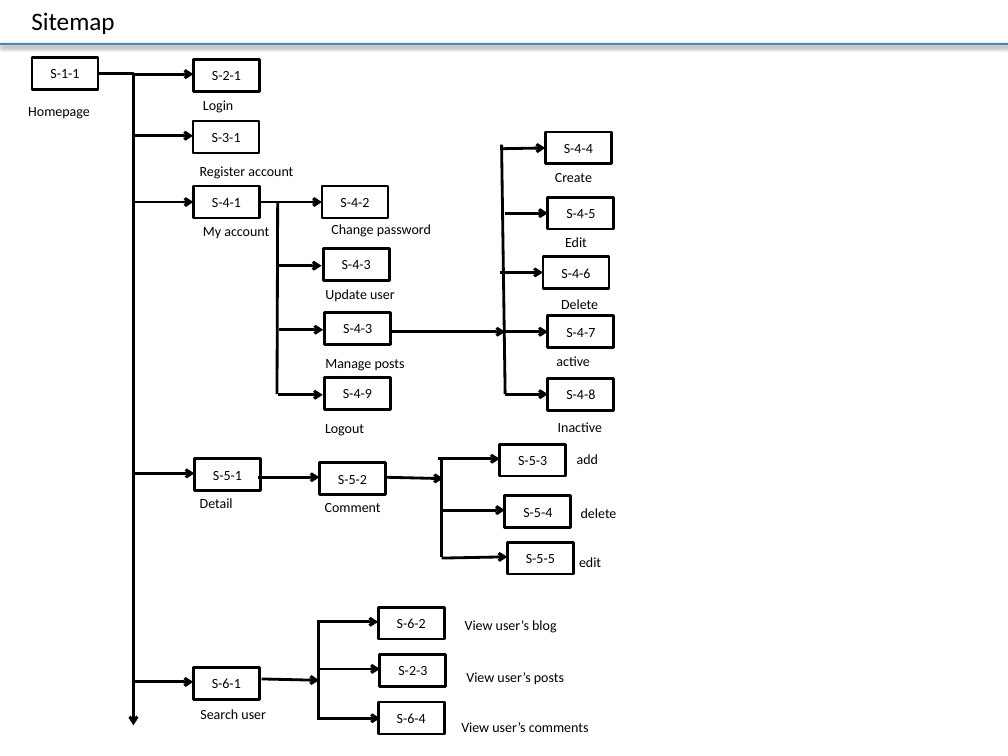
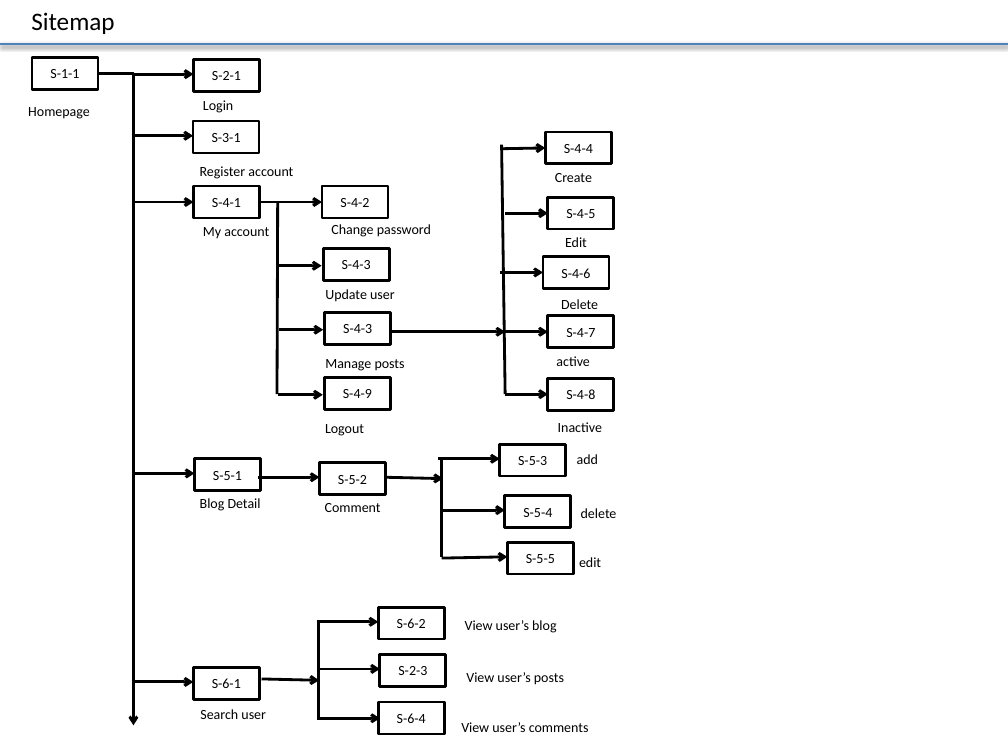
Before and after one commit to Mulodo-PHP-Training/miniblog-lam.vy, a slide deck: slide 2 of doc/frontend/wireframe/TRN-MiniBlog_WireframeDesign_LAMVY.pptx. Drawn at 1008x756 pixels with LibreOffice and Linux fonts; fonts in the diff are those of the drawing. Boxes give left, top, right and bottom in pixels: in the first picture for what was removed or moved away, otherwise in the second. Text is boxed around its words. In the diff, an @@ line names an element or a change of style, - is before the commit and + after.

```diff
--- a/doc/frontend/wireframe/TRN-MiniBlog_WireframeDesign_LAMVY.pptx
+++ b/doc/frontend/wireframe/TRN-MiniBlog_WireframeDesign_LAMVY.pptx
@@ text at [200, 498, 261, 511]: text changed @@
-Detail
+Blog Detail
```
Also in this commit, not shown: 2 other slides changed.
